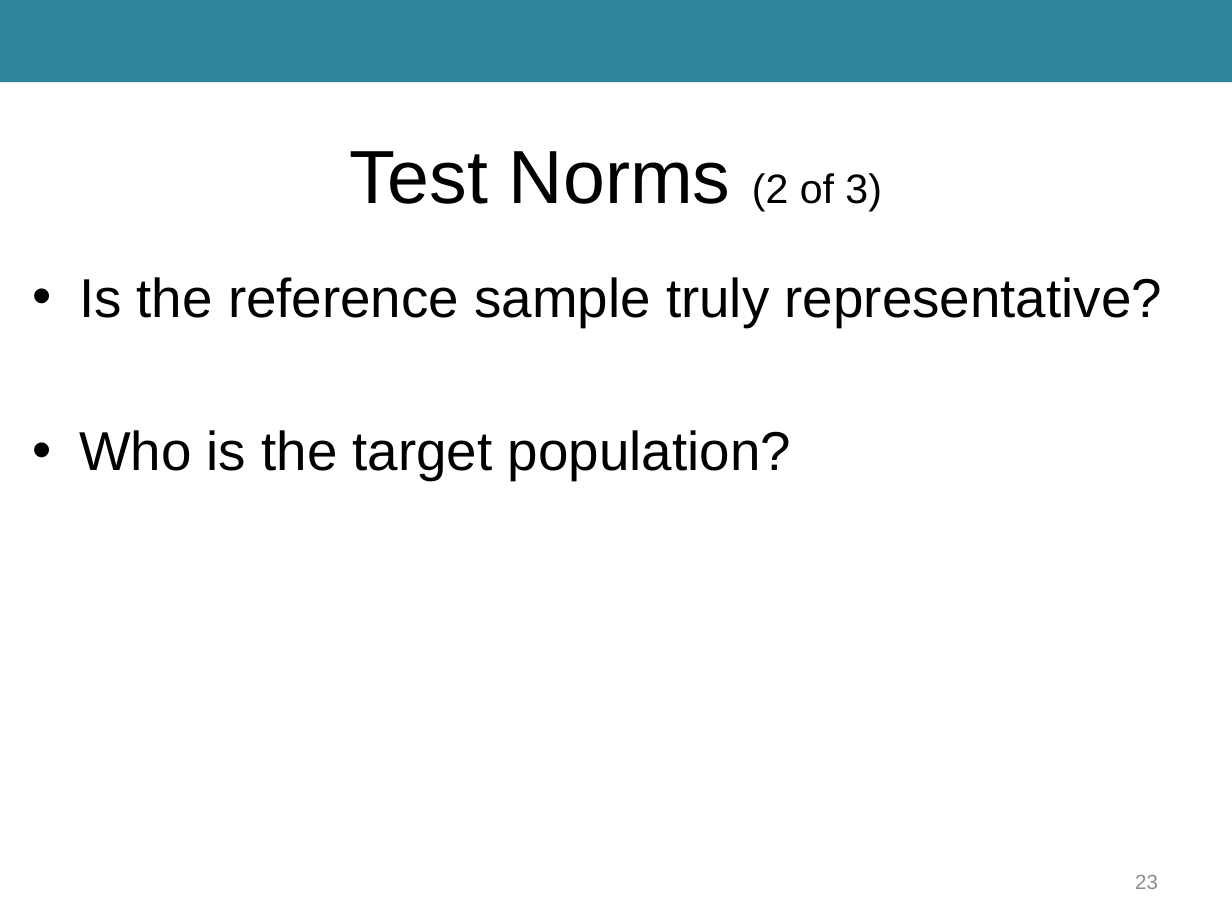
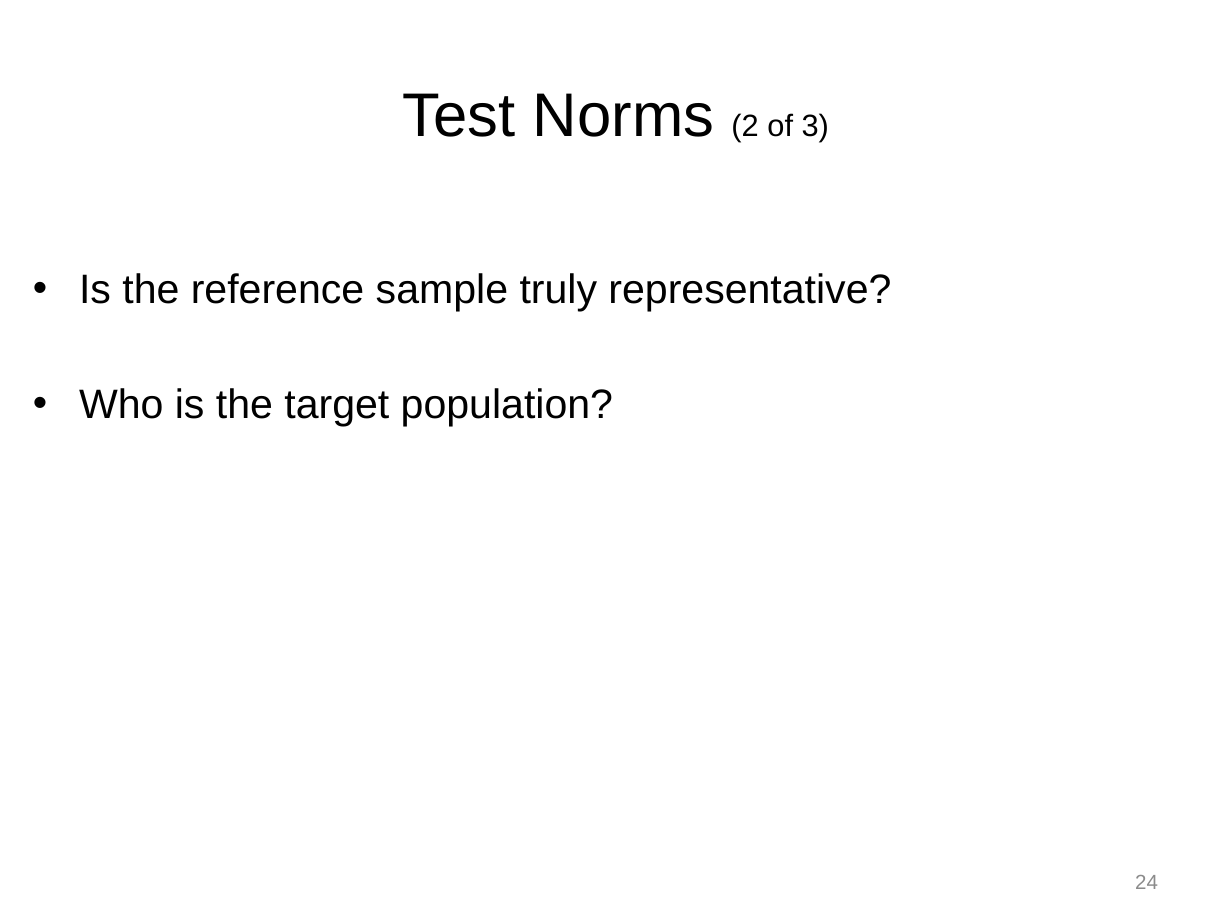
Before and after one commit to npm27/Teaching-Materials, a slide deck: slide 24 of Tests and Eval/Slides/3 Chapter 3.pptx (slide 23 before the commit). Drawn at 1232x924 pixels with LibreOffice and Linux fonts; fonts in the diff are those of the drawing. Boxes give left, top, right and bottom in pixels: in the first picture for what was removed or moved away, otherwise in the second. Text is boxed around its words. In the diff, an @@ line names an element or a change of style, - is before the commit and + after.

```diff
--- a/Tests and Eval/Slides/3 Chapter 3.pptx
+++ b/Tests and Eval/Slides/3 Chapter 3.pptx
@@ rectangle removed at <box>0,0,1232,83</box> @@
@@ title "Test Norms (2 of 3)": place and size @@
-title "Test Norms (2 of 3)" at <box>350,151,882,211</box>
+title "Test Norms (2 of 3)" at <box>403,93,829,141</box>
@@ title "Test Norms (2 of 3)" at <box>403,93,829,141</box>: size 44 to 36 pt in "Test Norms"; size 24 to 18 pt in "(2 of 3)" @@
@@ text "Is the reference sample truly ..." at <box>79,273,891,427</box>: size 32 to 24 pt; less space between paragraphs @@
@@ page number at <box>1135,875,1158,889</box>: text changed @@
-23
+24
```
Also in this commit, not shown: 22 other slides changed, 2 slides added, 1 slide removed, 9 other files.
